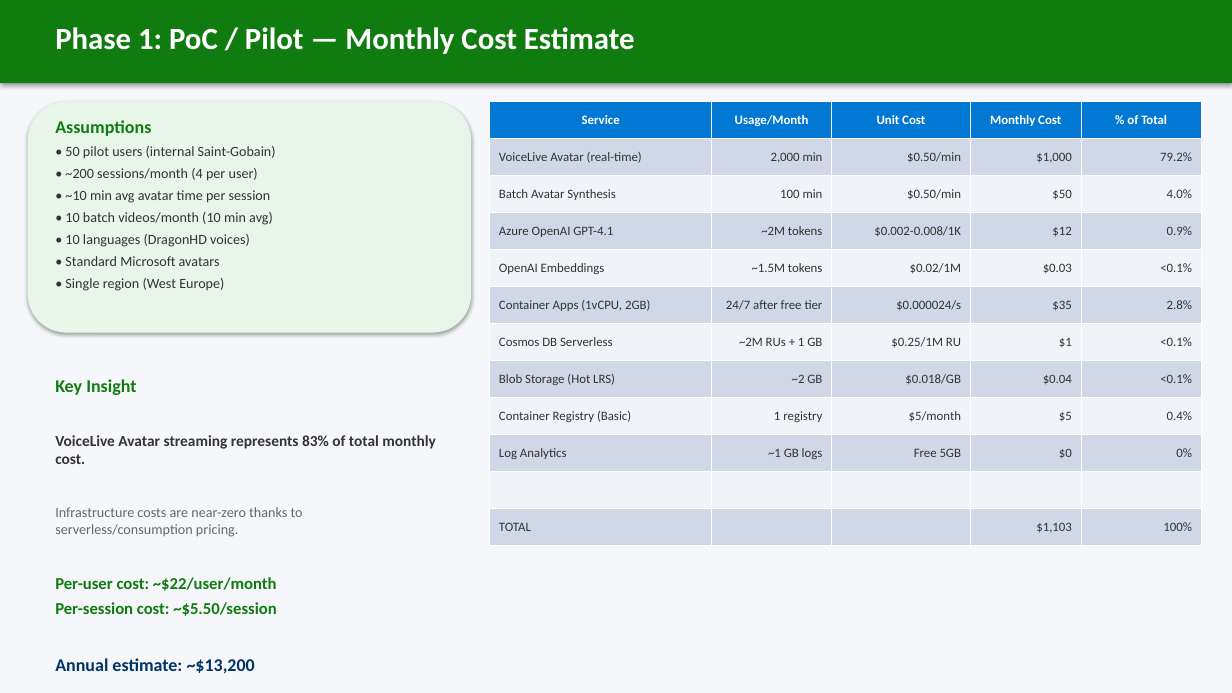
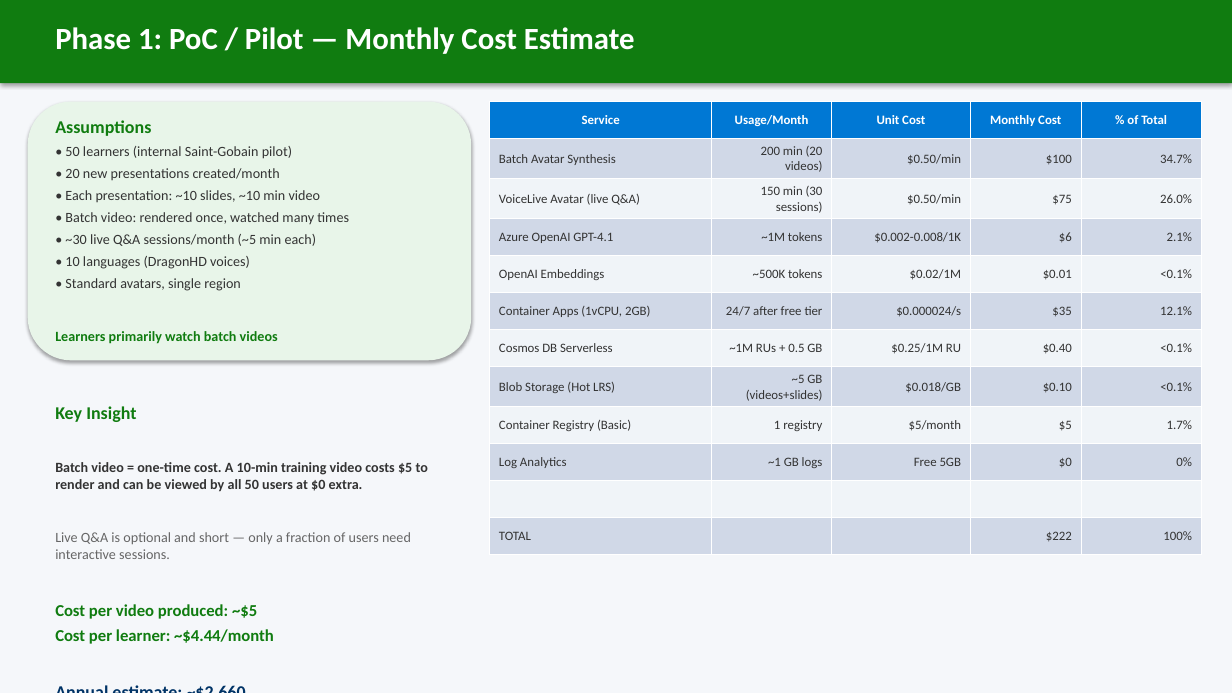
Before and after one commit to ozgurkarahan/ai-avatar-presenter, a slide deck: slide 4 of docs/RFI559-Cost-Estimation.pptx. Drawn at 1232x693 pixels with LibreOffice and Linux fonts; fonts in the diff are those of the drawing. Boxes give left, top, right and bottom in pixels: in the first picture for what was removed or moved away, otherwise in the second. Text is boxed around its words. In the diff, an @@ line names an element or a change of style, - is before the commit and + after.

```diff
--- a/docs/RFI559-Cost-Estimation.pptx
+++ b/docs/RFI559-Cost-Estimation.pptx
@@ rounded rectangle: place and size @@
-rounded rectangle at [28,102,471,333]
+rounded rectangle at [28,102,471,360]
@@ table at [490,102,1202,546] @@
-row 2: VoiceLive Avatar (real-time) | 2,000 min | $0.50/min | $1,000 | 79.2%
+row 2: Batch Avatar Synthesis | 200 min (20 videos) | $0.50/min | $100 | 34.7%
-row 3: Batch Avatar Synthesis | 100 min | $0.50/min | $50 | 4.0%
+row 3: VoiceLive Avatar (live Q&A) | 150 min (30 sessions) | $0.50/min | $75 | 26.0%
-row 4: Azure OpenAI GPT-4.1 | ~2M tokens | $0.002-0.008/1K | $12 | 0.9%
+row 4: Azure OpenAI GPT-4.1 | ~1M tokens | $0.002-0.008/1K | $6 | 2.1%
-row 5, column 2: ~1.5M tokens
+row 5, column 2: ~500K tokens
-row 5, column 4: $0.03
+row 5, column 4: $0.01
-row 6, column 5: 2.8%
+row 6, column 5: 12.1%
-row 7, column 2: ~2M RUs + 1 GB
+row 7, column 2: ~1M RUs + 0.5 GB
-row 7, column 4: $1
+row 7, column 4: $0.40
-row 8, column 2: ~2 GB
+row 8, column 2: ~5 GB (videos+slides)
-row 8, column 4: $0.04
+row 8, column 4: $0.10
-row 9, column 5: 0.4%
+row 9, column 5: 1.7%
-row 12, column 4: $1,103
+row 12, column 4: $222
@@ text at [65,146,349,246]: text changed @@
-• 50 pilot users (internal Saint-Gobain)
-• ~200 sessions/month (4 per user)
-• ~10 min avg avatar time per session
-• 10 batch videos/month (10 min avg)
+• 50 learners (internal Saint-Gobain pilot)
+• 20 new presentations created/month
+• Each presentation: ~10 slides, ~10 min video
+• Batch video: rendered once, watched many times
+• ~30 live Q&A sessions/month (~5 min each)
@@ text at [55,278,278,344]: text changed; text colour #333333 to #107C10; bold on @@
-• Standard Microsoft avatars
-• Single region (West Europe)
+• Standard avatars, single region
+Learners primarily watch batch videos
@@ text "Key Insight": place and size @@
-text "Key Insight" at [55,435,436,674]
+text "Key Insight" at [55,462,428,644]
@@ text at [55,462,428,644]: text changed; text colour #666666 to #333333 @@
-VoiceLive Avatar streaming represents 83% of total monthly cost.
-Infrastructure costs are near-zero thanks to serverless/consumption pricing.
-Per-user cost: ~$22/user/month
-Per-session cost: ~$5.50/session
-Annual estimate: ~$13,200
+Batch video = one-time cost. A 10-min training video costs $5 to render and can be viewed by all 50 users at $0 extra.
+Live Q&A is optional and short — only a fraction of users need interactive sessions.
+Cost per video produced: ~$5
+Cost per learner: ~$4.44/month
+Annual estimate: ~$2,660
```
Also in this commit, not shown: 7 other slides changed, 2 slides added, 1 slide removed, 1 other file.
